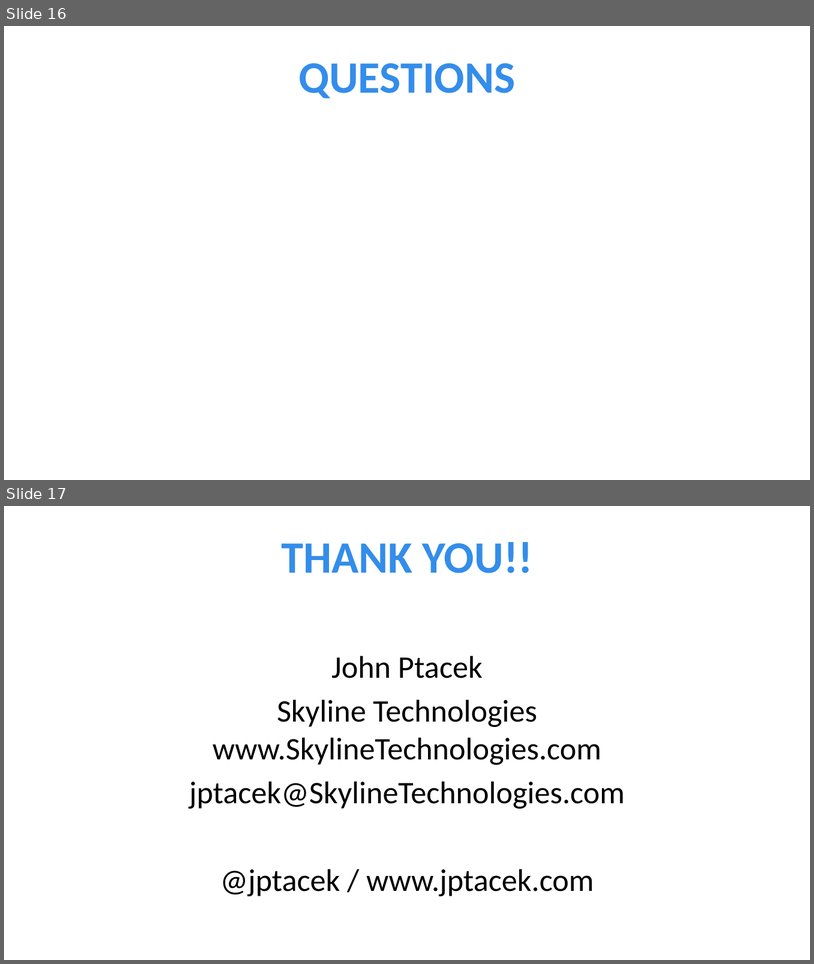
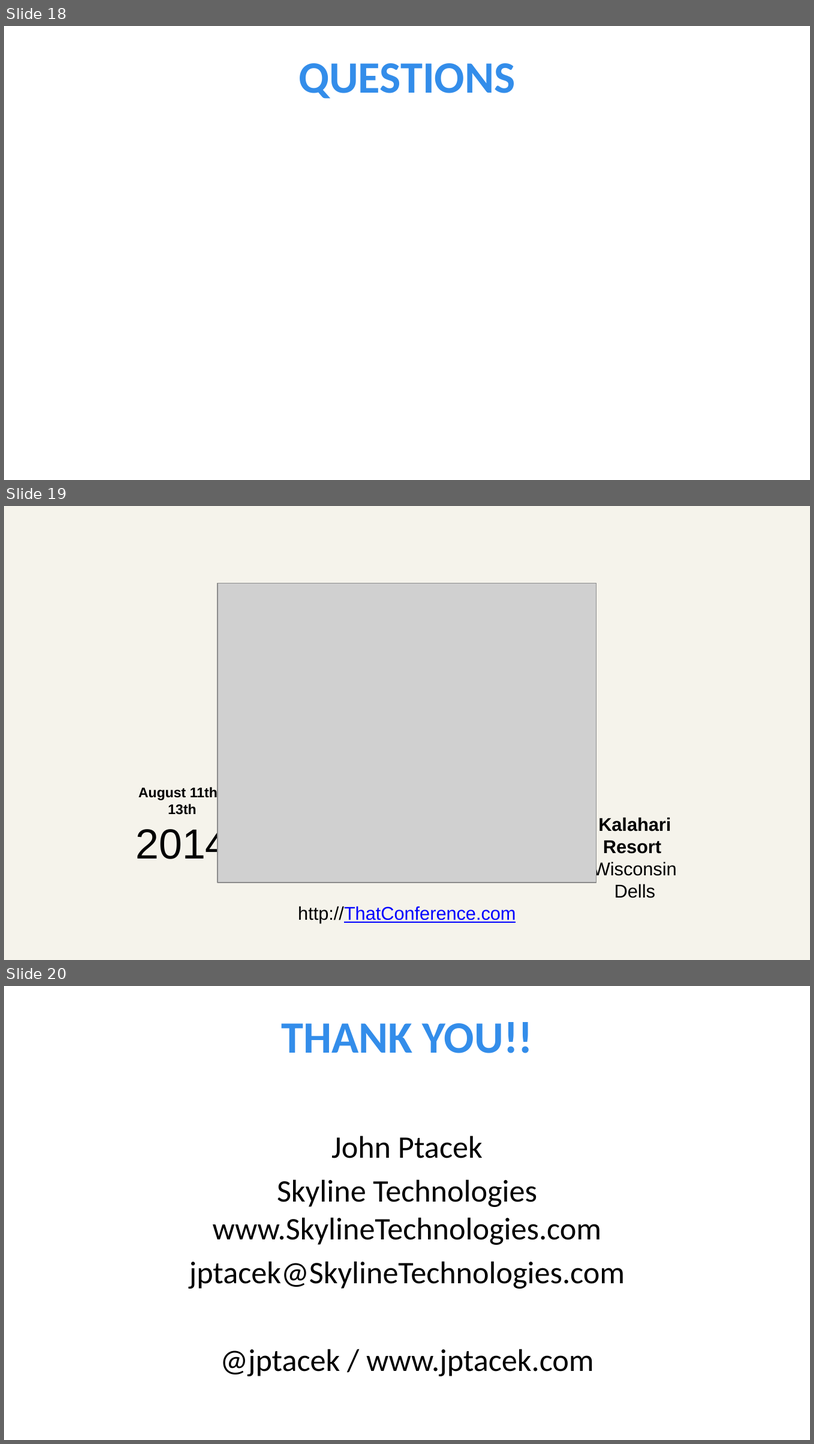
Before and after one commit to jptacek/JPtacek.com, a slide deck: src/documents/2014/05/maddotnet-ug-presentation/AngularJS.pptx. Shown one above the other, each under a label of ours: slides 16 and 17 before the commit, slides 18, 19 and 20 after it. The pictures are 814x964 and 814x1444 pixels, drawn with LibreOffice and Linux fonts; fonts in the diff are those of the drawing; grey boxes stand for pictures; background and template pictures are left out. Boxes give left, top, right and bottom in pixels: in the first picture for what was removed or moved away, otherwise in the second. Text is boxed around its words. In the diff, an @@ line names an element or a change of style, - is before the commit and + after.

```diff
--- a/src/documents/2014/05/maddotnet-ug-presentation/AngularJS.pptx
+++ b/src/documents/2014/05/maddotnet-ug-presentation/AngularJS.pptx
@@ slide 19 added at [4,506,810,960], background #F5F3EB @@
@@ picture added at [218,583,597,883] @@
@@ title added at [135,786,229,866], 12.4 pt, text #000000, bold @@
+August 11th - 13th
+2014
@@ text added at [593,817,677,898], 16.5 pt, text #000000, bold @@
+Kalahari Resort
+Wisconsin Dells
@@ free added at [242,901,573,931], 16.5 pt, text #0000FF, underline @@
+http://ThatConference.com
@@ what was slide 16 is now slide 18 @@
@@ what was slide 17 is now slide 20 @@
```
Also in this commit, not shown: 5 slides changed, 2 other slides added, 1 other file.
